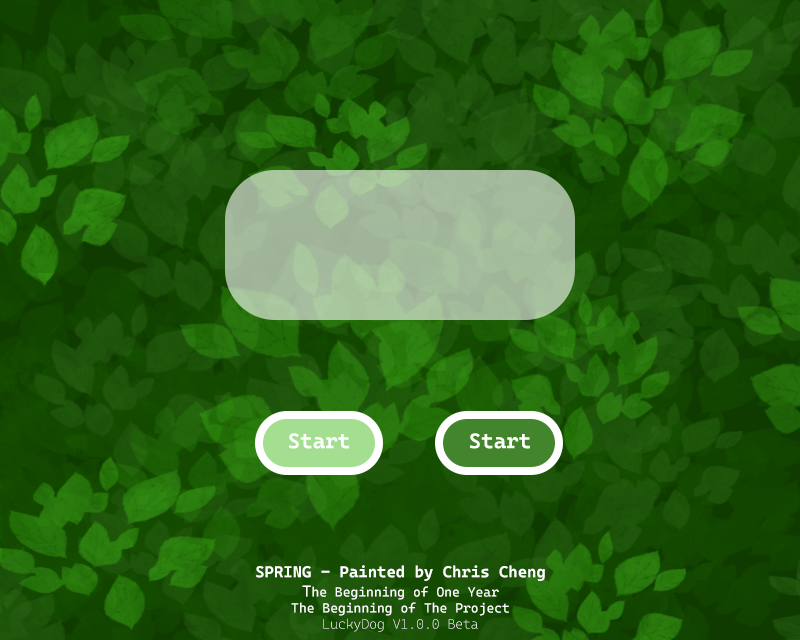
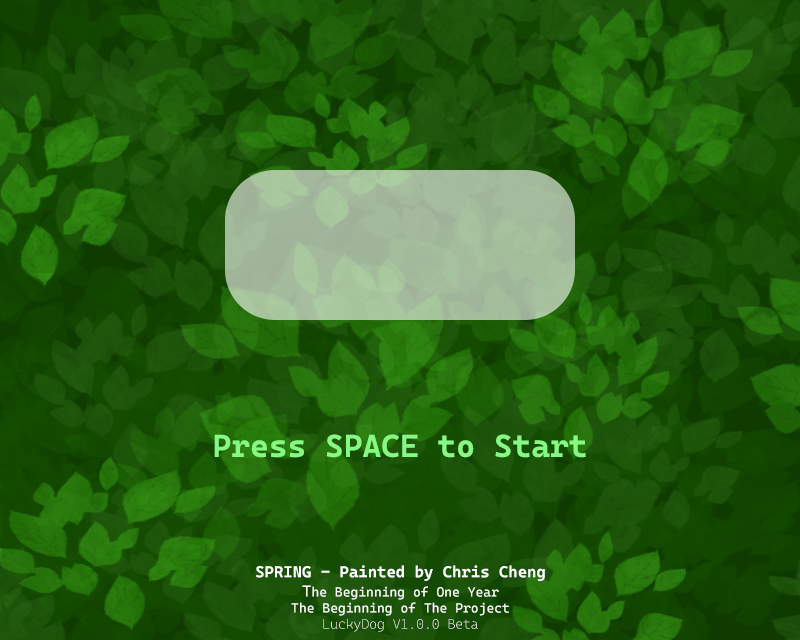
Before/after of a 800px x 640px layered artwork. What changed in the layer stack:
hid "button_pressed" over box(435, 411, 563, 475)
hid "button" over box(255, 411, 383, 475)
added layer "Press SPACE to Start" above "bg" over box(214, 434, 586, 458)
